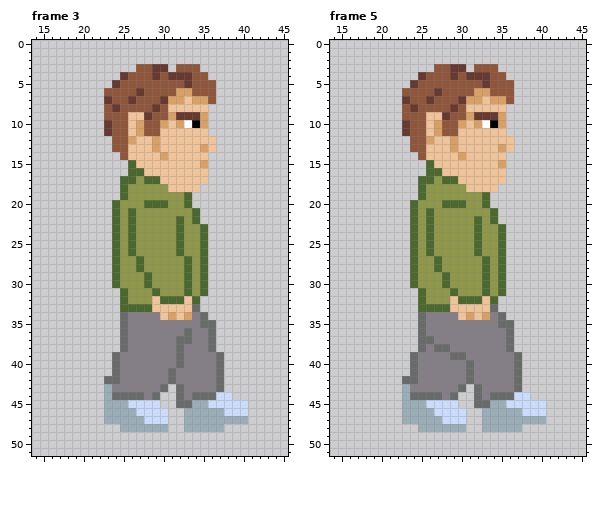
File history of a pixel-art file, artsrc/pnj1_sheet.aseprite. That is the earlier state.
60x60 pixels, 6 frames. Shown: frame 3: x 14..45, y 0..51; frame 5: x 14..45, y 0..51. The commit also changed other frames, which this record leaves out.
Now the later version:
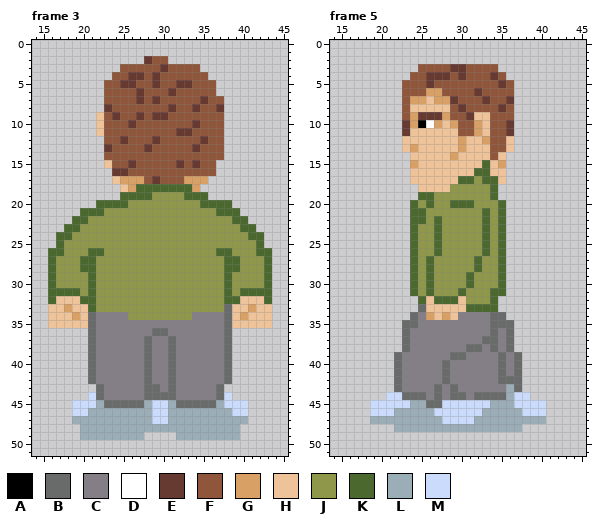
Palette (. is transparent): A #000000  B #696a6a  C #847e87  D #ffffff  E #663931  F #8f563b  G #d9a066  H #eec39a  J #8f974a  K #4b692f  L #9badb7  M #cbdbfc
The edit:
layer "right" added
layer "left" added
layer "down" added
layer "up" added
layer "Layer 1" removed
Frame 3, layers "up", "down", "left":
y 2: x 28..30 ... -> EFF
y 3: x 25..26 .. -> FF; x 29 E -> F; x 31 . -> F
y 4: x 24..27 .EFF -> FFEE; x 31..33 EEE -> FFF
y 5: x 23..26 .EFF -> FFEE; x 29 F -> E; x 32 F -> E
y 6: x 31..33 FGG -> EFF
y 7: x 23 E -> F; x 26..27 EF -> FE; x 29..35 FEGGHGG -> EFFFFFE; x 37 . -> F
y 8: x 23..24 FE -> EF; x 29 E -> F; x 31..37 HHHHH.. -> EFFEFFE
y 9: x 22 . -> H; x 24 F -> E; x 26..37 HHEFFGEEEG.. -> FEFEEFFFFFFF
y 10: x 22..23 .E -> HF; x 26..27 HG -> EF; x 30..37 GHGDAG.. -> FFFFEFFF
y 11: x 22..23 .E -> HF; x 26..27 HG -> FF; x 30..37 HHHHHH.. -> FFEEFFFF
y 12: x 23 . -> F; x 25..37 FGHHGHHHHHHH. -> EFFFEFFFFFEFF
y 13: x 23 . -> E; x 26..37 HHHGHHHHHGH. -> FFEFFFFFEFFF
y 14: x 23..24 .. -> FF; x 26..37 HHHHGHHHHH.. -> FFFFFFFFFFFF
y 15: x 23..36 ...KHHHHHHHHG. -> HFFEFFFFFEFEFF
y 16: x 24..36 ..KKHHHHHHHH. -> EEFFFFFFFFFFF
y 17: x 24..35 .KKJKKHHHHHH -> HGGGFEFFFGGG
y 18: x 25..34 KJJJJJHHHH -> HGKKKKKKKG
y 19: x 26..28 JJJ -> KKK; x 34..35 .. -> KK
y 20: x 22..23 .. -> KK; x 25 J -> K; x 28..30 KKK -> JJJ; x 33..38 K..... -> JJKKKK
y 21: x 20..24 ....K -> KKKJJ; x 26 K -> J; x 34..39 K..... -> JJJKKK
y 22: x 19..24 .....K -> KKJJJJ; x 26 K -> J; x 32 K -> J; x 34..40 K...... -> JJJJJKK
y 23: x 18..24 ......K -> KKJJJJJ; x 26 K -> J; x 32 K -> J; x 35..41 K...... -> JJJJJKK
y 24: x 17..24 .......K -> KKJJJJJJ; x 26 K -> J; x 32 K -> J; x 35..42 K....... -> JJJJJJKK
y 25: x 17..24 .......K -> KJJJJJJJ; x 26 K -> J; x 32 K -> J; x 35..42 K....... -> JJJJJJJK
y 26: x 16..24 ........K -> KKJJJKKJJ; x 26 K -> J; x 32 K -> J; x 35..43 K........ -> JJKKJJJKK
y 27..28: x 16..24 ........K -> KJJJKKJJJ; x 27 K -> J; x 33 K -> J; x 35..43 K........ -> JJJKKJJJK
y 29..30: x 16..24 ........K -> KJJJJKJJJ; x 28 K -> J; x 33 K -> J; x 35..43 K........ -> JJJKJJJJK
y 31: x 16..25 .........K -> KKKKJKJJJJ; x 29 K -> J; x 33 K -> J; x 35..43 K........ -> JJJKJKKKK
y 32: x 16..25 .........K -> KHHHKKJJJJ; x 29..43 HKKKHK......... -> JJJJJJJJJKKHHHK
y 33: x 16..43 .........KKKKHHHHHB......... -> HHGHHKJJJJJJJJJJJJJJJJBHHGHH
y 34: x 16..33 .........BCCCCHGHG -> HHHGHBCCCCJJJJJJJJ; x 35..43 B........ -> CCCBHGHHH
y 35: x 16..25 .........B -> HHHHHBCCCC; x 35..43 BB....... -> CCCBHHHHH
y 36: x 21..25 ....B -> BCCCC; x 29..30 CC -> BB; x 33 B -> C; x 36..38 B.. -> CCB
y 37: x 21..25 ....B -> BCCCC; x 28 C -> B; x 31..33 CBB -> BCC; x 36..38 B.. -> CCB
y 38: x 21..25 ....B -> BCCCC; x 28 C -> B; x 31..32 CB -> BC; x 36..38 B.. -> CCB
y 39..40: x 21..24 ...B -> BCCC; x 28 C -> B; x 31..32 CB -> BC; x 37..38 B. -> CB
y 41: x 21..24 ...B -> BCCC; x 28 C -> B; x 37..38 B. -> CB
y 42: x 21..24 ..BB -> BCCC; x 28 C -> B; x 37..38 B. -> CB
y 43: x 22..23 .L -> BC; x 28..32 CCB.B -> BBCBC
y 44: x 21..28 ..LBBBBC -> MBCCCCCB; x 30..32 ..B -> BBC; x 34..37 BBBM -> CCCB
y 45: x 19..28 ....LLLMMM -> MMMLBBBBBL; x 30..31 .. -> ML; x 34..37 LLMM -> BBBL
y 46: x 19..22 .... -> MMLL; x 27..28 MM -> LL; x 31..32 .. -> LL; x 38 M -> L
y 47: x 19..22 .... -> LLLL; x 28 M -> L; x 31..32 .. -> LL
y 48: x 20..24 ..... -> LLLLL; x 31..32 .. -> LL; x 38..39 .. -> LL
y 49: x 20..27 ........ -> LLLLLLLL; x 32..39 ........ -> LLLLLLLL
Frame 5, layer "left":
y 3: x 25..26 .. -> FF; x 31 . -> F
y 4: x 24..34 .EFFFEFEEEF -> FFEEEFEFFFE
y 5: x 23..24 .E -> FF; x 26 F -> E; x 33 E -> F; x 35 F -> E
y 6: x 26..27 FE -> GG; x 32..33 GG -> EF
y 7: x 23..36 EFFEFFFEGGHGGF -> FGGHGGEFFFEFFE
y 8: x 24..36 EFFFFEFHHHHH. -> HHHHHFEFFFFEF
y 9: x 24..28 FFHHE -> GEEEG; x 31..36 GEEEG. -> EHHFFF
y 10: x 24..26 FFH -> GAD; x 28..31 FFGH -> HGFF; x 33..36 DAG. -> HFFE
y 11: x 24..25 FF -> HH; x 27..32 GFFHHH -> HHHFFG; x 34..36 HH. -> FFE
y 12: x 23..26 .FFG -> HHHH; x 29..30 GH -> HG; x 33..35 HHH -> GFF
y 13: x 23..25 .FF -> HGH; x 29..30 GH -> HG; x 34..35 HG -> FF
y 14: x 24..25 .F -> HH; x 29..30 HG -> GH; x 34 H -> F
y 15: x 24..26 ..K -> GHH; x 33 H -> K
y 16: x 24..27 ..KK -> HHHH; x 32..33 HH -> KK
y 17: x 24..34 .KKJKKHHHHH -> HHHHHHKKJKK
y 18: x 25..28 KJJJ -> HHHH; x 31..34 HHHH -> JJJK
y 19: x 26 J -> K; x 33..34 K. -> JK
y 20: x 26 J -> K; x 28 K -> J; x 31 J -> K; x 33..35 K.. -> JJK
y 21: x 25..26 JK -> KJ; x 33..35 JK. -> KJK
y 22: x 25..27 JKJ -> KJK; x 32..35 KJK. -> JKJK
y 23..26: x 26..27 KJ -> JK; x 32..33 KJ -> JK
y 27..28: x 26..27 JK -> KJ; x 32..33 JK -> KJ
y 29..30: x 26 J -> K; x 28 K -> J; x 31 J -> K; x 33 K -> J
y 31: x 24..26 .KJ -> KJK; x 29..30 KJ -> JK; x 33..34 KJ -> JK
y 32: x 26..33 JJJHKKKH -> HKKKHJJJ
y 33: x 25..28 KKKK -> BHHH; x 31..34 HHHB -> KKKK
y 34: x 24..34 .BCCCCHGHGC -> BCGHGHCCCCB
y 35: x 23..25 ..B -> BBC; x 34 C -> B
y 36: x 23..25 ..B -> BCC; x 34 C -> B
y 37: x 23..26 ..BB -> BCCC; x 33..34 CC -> BB
y 38: x 23..25 ..B -> BCC; x 27..28 BB -> CC; x 31..32 CC -> BB; x 34 C -> B
y 39: x 22..24 ..B -> BCC; x 35 C -> B
y 40..41: x 22..24 ..B -> BCC; x 28 C -> B; x 31 B -> C; x 35 C -> B
y 42: x 22..24 .BB -> BCC; x 28 C -> B; x 31 B -> C; x 35..36 CC -> BB
y 43: x 22..23 .L -> BC; x 27 C -> B; x 29..32 CB.B -> BCCC; x 36 C -> L
y 44: x 21..23 ..L -> MMB; x 26 B -> C; x 30..31 .. -> BC; x 33 C -> B; x 36 B -> L
y 45: x 19..23 ....L -> MMMMM; x 26..27 MM -> BB; x 30..33 ..BB -> MMMM; x 36 M -> L
y 46: x 19..22 .... -> MMML; x 31..32 .. -> MM
y 47: x 19..22 .... -> LLLL; x 31..32 .. -> ML
y 48: x 22..24 ... -> LLL; x 31..32 .. -> LL
Pixel boxes of the changes (left, top, right, bottom) in both pictures:
changed: (48, 56, 272, 440)
changed: (370, 64, 514, 432)
